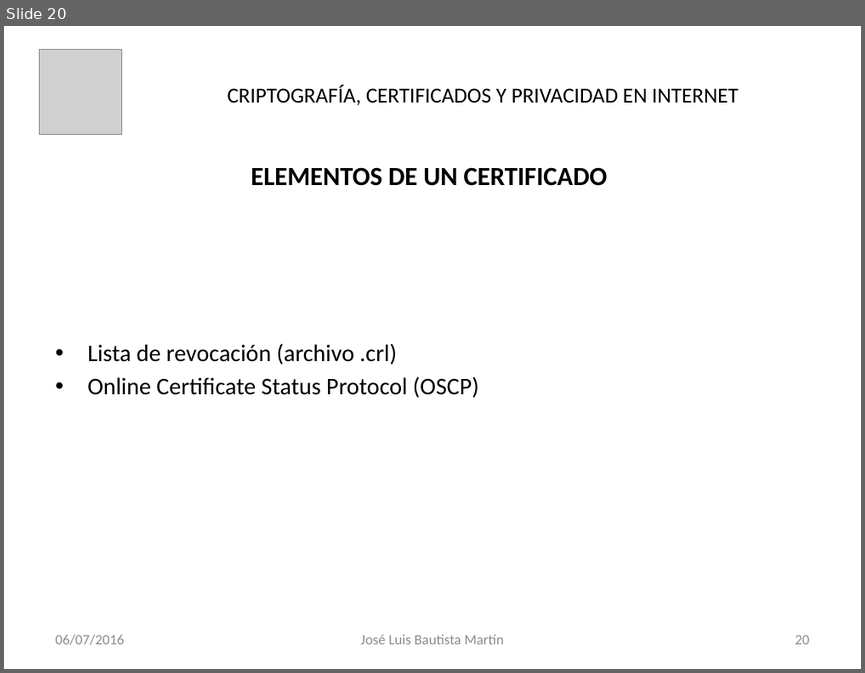
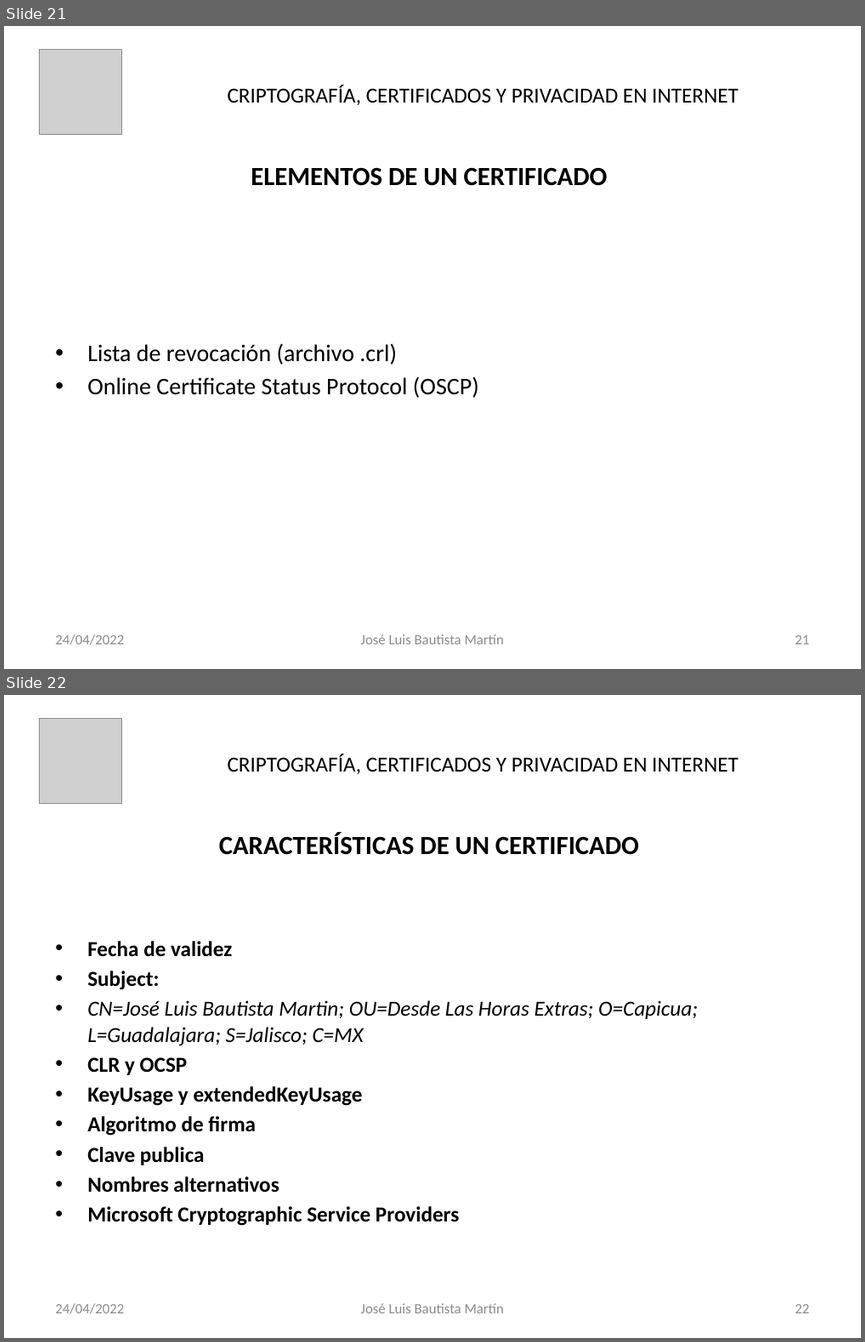
Before and after one commit to jbautistamartin/CapacitacionCriptografiaCertificadosPrivacidad, a slide deck: Documentos/Certicados Digitales.pptx. Shown one above the other, each under a label of ours: slide 20 before the commit, slides 21 and 22 after it. The pictures are 865x673 and 865x1342 pixels, drawn with LibreOffice and Linux fonts; fonts in the diff are those of the drawing; grey boxes stand for pictures. Boxes give left, top, right and bottom in pixels: in the first picture for what was removed or moved away, otherwise in the second. Text is boxed around its words. In the diff, an @@ line names an element or a change of style, - is before the commit and + after.

```diff
--- a/Documentos/Certicados Digitales.pptx
+++ b/Documentos/Certicados Digitales.pptx
@@ slide 22 added at [4,695,861,1338], background #FFFFFF @@
@@ picture added at [39,718,121,803] @@
@@ text added at [228,755,738,774], 18 pt, text #000000 @@
+CRIPTOGRAFÍA, CERTIFICADOS Y PRIVACIDAD EN INTERNET
@@ title added at [219,833,639,855], 22 pt, text #000000, bold @@
+CARACTERÍSTICAS DE UN CERTIFICADO
@@ text added at [87,941,698,1225], 18 pt, text #000000, bold @@
+• Fecha de validez
+• Subject:
+• CN=José Luis Bautista Martin; OU=Desde Las Horas Extras; O=Capicua; L=Guadalajara; S=Jalisco; C=MX
+• CLR y OCSP
+• KeyUsage y extendedKeyUsage
+• Algoritmo de firma
+• Clave publica
+• Nombres alternativos
+• Microsoft Cryptographic Service Providers
@@ text added at [55,1303,124,1314], 12 pt, text #8C8C8C @@
+24/04/2022
@@ text added at [361,1303,504,1313], 12 pt, text #8C8C8C @@
+José Luis Bautista Martín
@@ page number added at [794,1304,809,1313], 12 pt, text #8C8C8C @@
+22
@@ what was slide 20 is now slide 21 @@
@@ slide 21 changed as well @@
@@ text at [55,634,124,645]: text changed @@
-06/07/2016
+24/04/2022
@@ page number at [794,635,809,644]: text changed @@
-20
+21
```
Also in this commit, not shown: 30 other slides changed, 1 other slide added, 2 other files.
